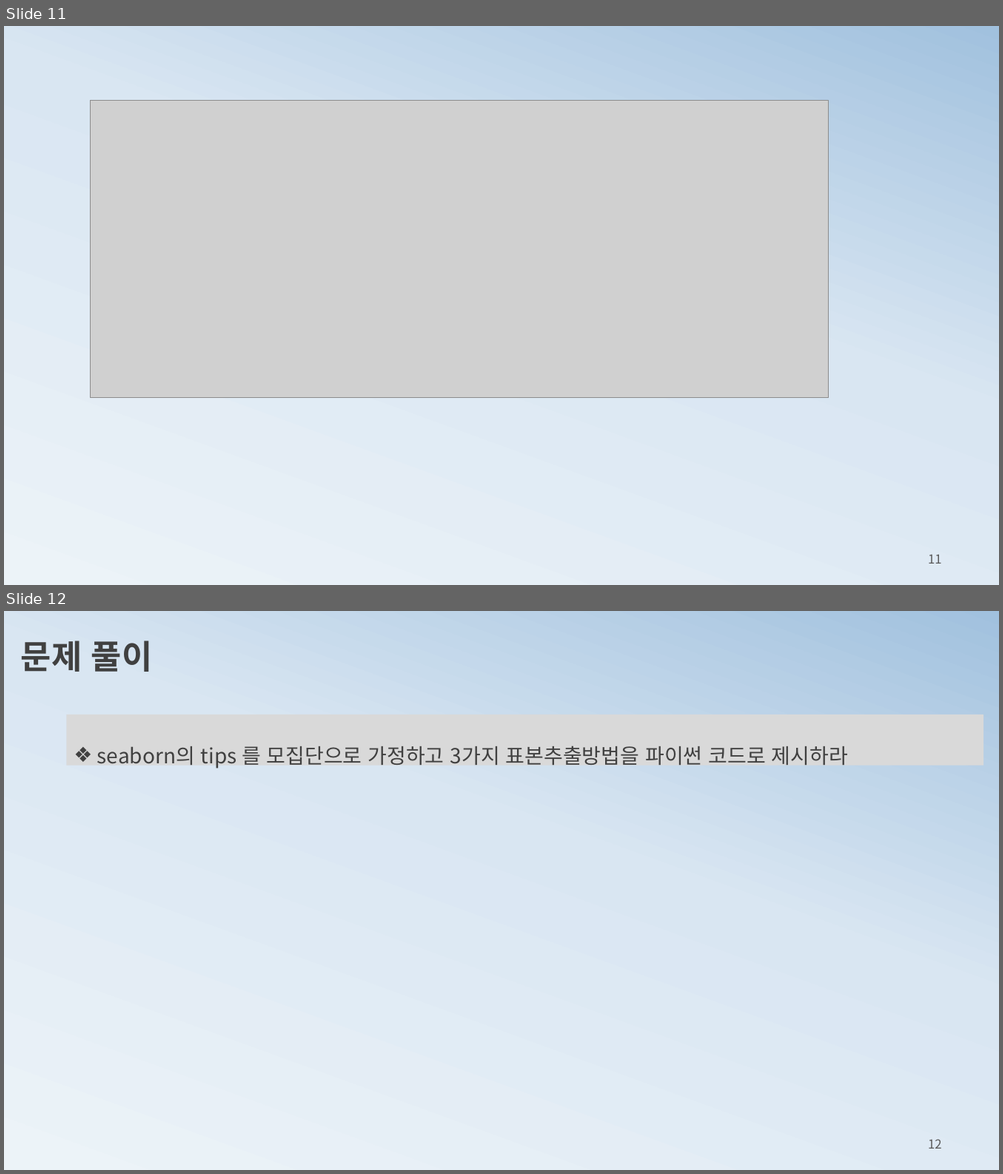
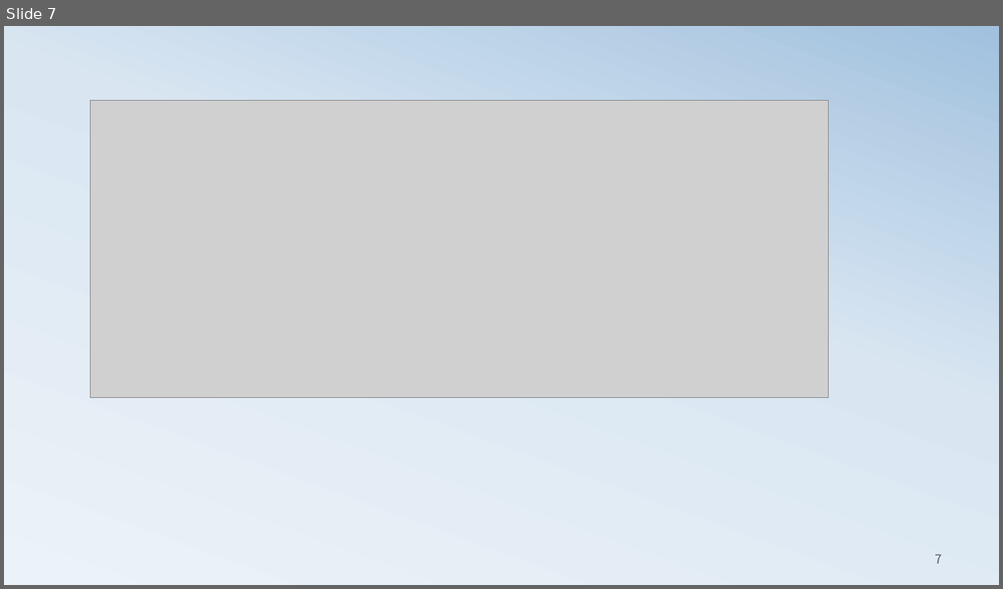
Before and after one commit to ancestor9/mathematics-for-machine-learning, a slide deck: 1_statistics for machine learning.pptx. Shown one above the other, each under a label of ours: slides 11 and 12 before the commit, slide 7 after it. The pictures are 1003x1174 and 1003x589 pixels, drawn with LibreOffice and Linux fonts; fonts in the diff are those of the drawing; grey boxes stand for pictures. Boxes give left, top, right and bottom in pixels: in the first picture for what was removed or moved away, otherwise in the second. Text is boxed around its words. In the diff, an @@ line names an element or a change of style, - is before the commit and + after.

```diff
--- a/1_statistics for machine learning.pptx
+++ b/1_statistics for machine learning.pptx
@@ slide 12 removed at <box>4,611,999,1170</box>, background gradient #ECF3F8 to #D9E6F2 to #A1C1DE @@
@@ text removed at <box>21,641,152,672</box> @@
-문제 풀이
@@ rectangle removed at <box>67,715,983,766</box> @@
-❖ seaborn의 tips 를 모집단으로 가정하고 3가지 표본추출방법을 파이썬 코드로 제시하라
@@ page number removed at <box>928,1139,942,1149</box> @@
-12
@@ what was slide 11 is now slide 7 @@
@@ page number at <box>934,554,941,564</box>: text changed @@
-11
+7
```
Also in this commit, not shown: 5 slides changed, 4 slides added, 10 other slides removed.
